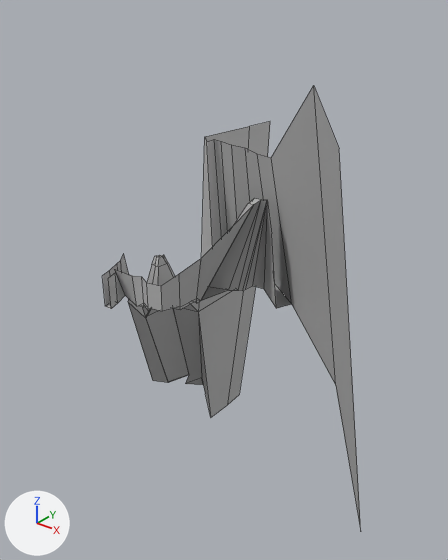
A saved change to the FBX model Profundum/Assets/Levels/TheCliff/TheCliff.fbx.
Rendered twice from a 50 mm lens placed at (254.0, -215.0, 162.0), pointed at (65.0, 21.0, 15.0). The axes (+X, +Y, +Z) are drawn at lower left. The lights are the same throughout. Mesh edges are drawn as thin lines. Where no turn or scale is listed for an object, it has been applied to the vertices. Vertices at the same position are counted once.

In view in the first picture: 'TheCliff1'.
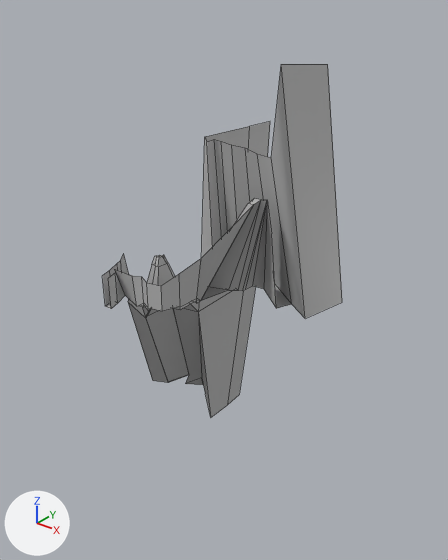
The change in detail:
me_mesh has 142 vertices, 121 faces and spans x -44.0..190.0, y -81.0..116.0, z -142.0..127.0.
me_mesh is used by ob_thecliff1; location (4.8, -0.2, 0.0).
Part 1, on me_mesh:
Vertex 131 of me_mesh moves from (143.0, -2.0, -3.0) at pixel (335, 385) to (100.0, 41.0, -3.0) at pixel (305, 318).
Vertex 132 of me_mesh moves from (131.0, -16.0, 127.0) at pixel (313, 85) to (87.0, 28.0, 127.0) at pixel (281, 64).
Vertex 133 of me_mesh moves from (190.0, -67.0, -6.0) to (104.0, 76.0, -6.0) at pixel (342, 302).
Vertex 134 of me_mesh moves from (177.0, -81.0, 125.0) at pixel (339, 148) to (91.0, 62.0, 125.0) at pixel (327, 64).

Where the change shows, as pixel boxes (x1, y1, x2, y2) in the pictures (448 x 560 px; the box of a moved part takes in the faces that stretch with it):
'TheCliff1', reshaped (7% narrower, 20% shorter): before (103, 86, 361, 529); after (103, 64, 342, 417)
part 1 of me_mesh, moved or reshaped: before (271, 86, 361, 529); after (271, 64, 342, 318)
